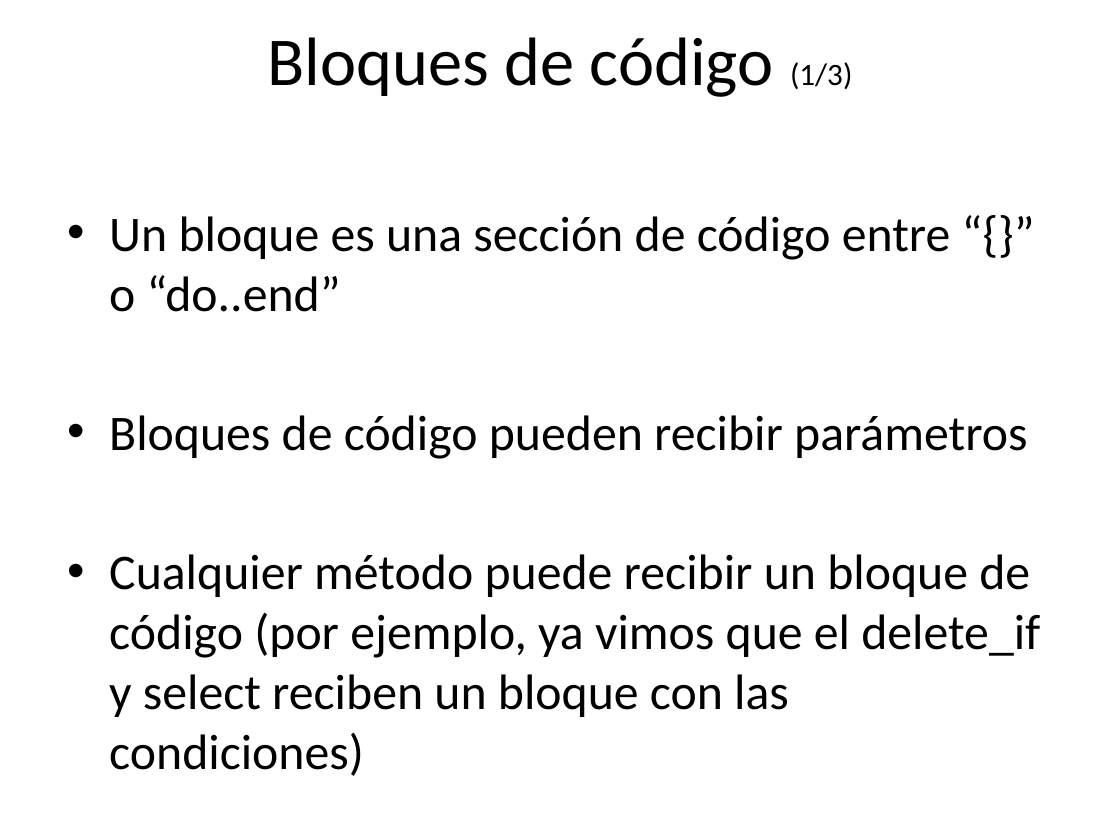
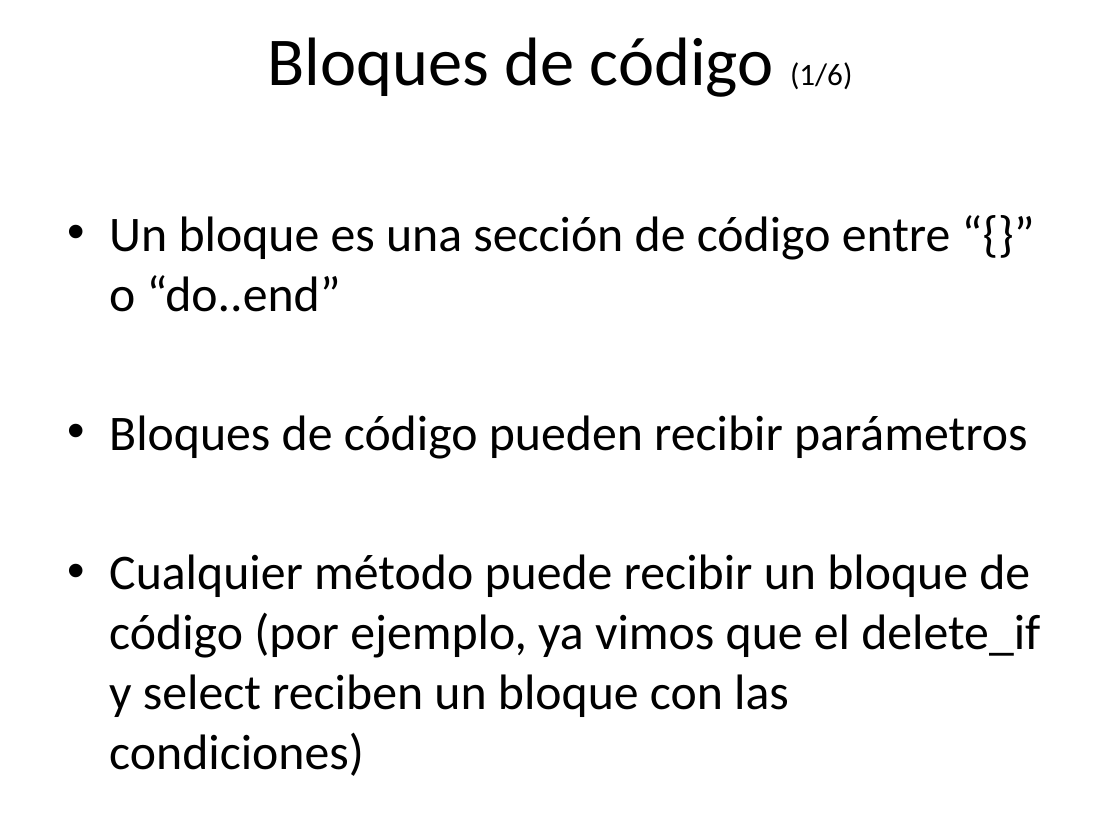
Before and after one commit to rarodriguez/curso_rails, a slide deck: slide 24 of presentaciones/Clase 2-Introduccion a Ruby.pptx. Drawn at 1120x840 pixels with LibreOffice and Linux fonts; fonts in the diff are those of the drawing; background and template pictures are left out. Boxes give left, top, right and bottom in pixels: in the first picture for what was removed or moved away, otherwise in the second. Text is boxed around its words. In the diff, an @@ line names an element or a change of style, - is before the commit and + after.

```diff
--- a/presentaciones/Clase 2-Introduccion a Ruby.pptx
+++ b/presentaciones/Clase 2-Introduccion a Ruby.pptx
@@ title at bbox=[267, 37, 852, 97]: text changed @@
-Bloques de código (1/3)
+Bloques de código (1/6)
```
Also in this commit, not shown: 9 other slides changed, 3 slides added.
